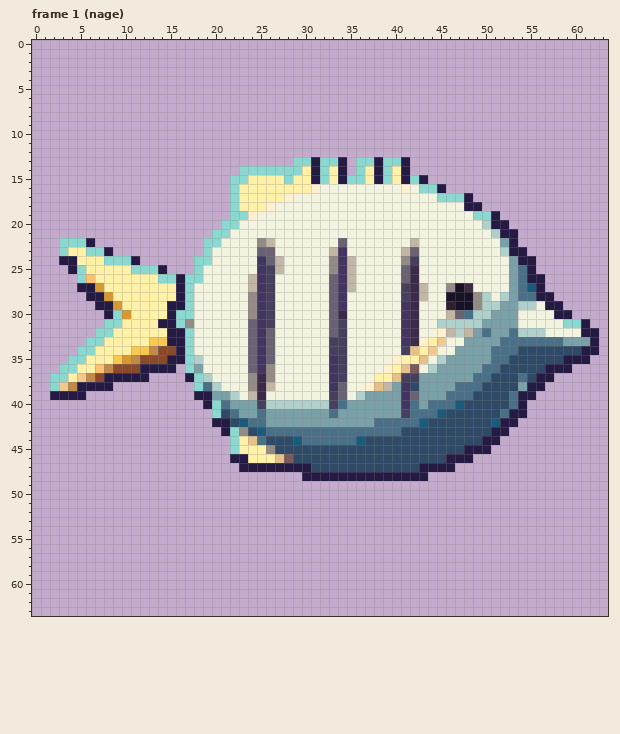
File history of a pixel-art file, art/source/aseprite/carangue_rayee.aseprite. The picture above was drawn from the file before the commit.
64x64 pixels, 18 frames. Colours within 5 levels of each other are drawn and written as one. Shown: frame 1 (nage). The commit also changed other frames, which this record leaves out.
After the commit:
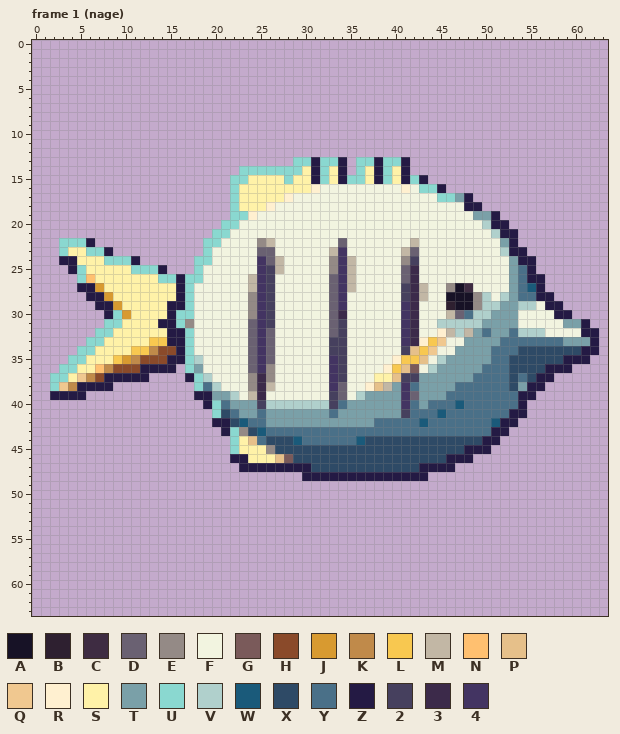
Palette (. is transparent): A #171226  B #2e2030  C #3e2c42  D #6a6172  E #948a86  F #f2f4e0  G #7a5a5a  H #8a4a2a  J #d89a30  K #c08a4a  L #f8c850  M #c2b7a5  N #ffc070  P #e6c08a  Q #f0c890  R #fff0d0  S #fff2a8  T #7aa0a8  U #8ad8d0  V #b0d0cc  W #1a5a7a  X #2e4a66  Y #4a7088  Z #241a44  2 #46405e  3 #3c2a4a  4 #433462
From old to new:
Frame 1 (nage):
y 17: x 47 U -> T
y 19: x 49..50 UU -> TT
y 31: x 59..60 UU -> TT
y 33: x 44 S -> L
y 34: x 43 S -> L
y 35: x 41..42 SS -> LL
y 36: x 40 S -> L; x 52 X -> Y
y 37: x 51..52 XX -> YY
y 38: x 42 X -> Y; x 50..52 XXX -> YYY
y 39: x 49..52 XXXX -> YYYY
y 40: x 48..52 XXXXX -> YYYYY
y 41: x 46..51 XXXXXX -> YYYYYY
y 42: x 44..50 XXXXXXX -> YYYYYYY
y 43: x 41..50 XXXXXXXXXX -> YYYYYYYYYY
